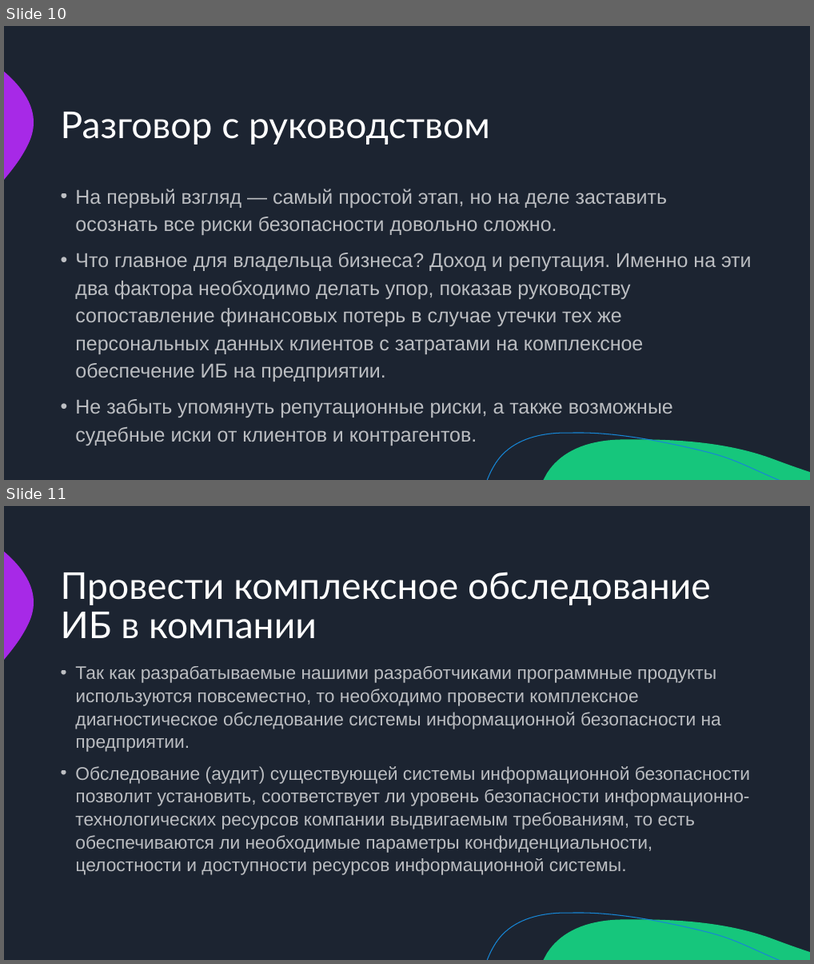
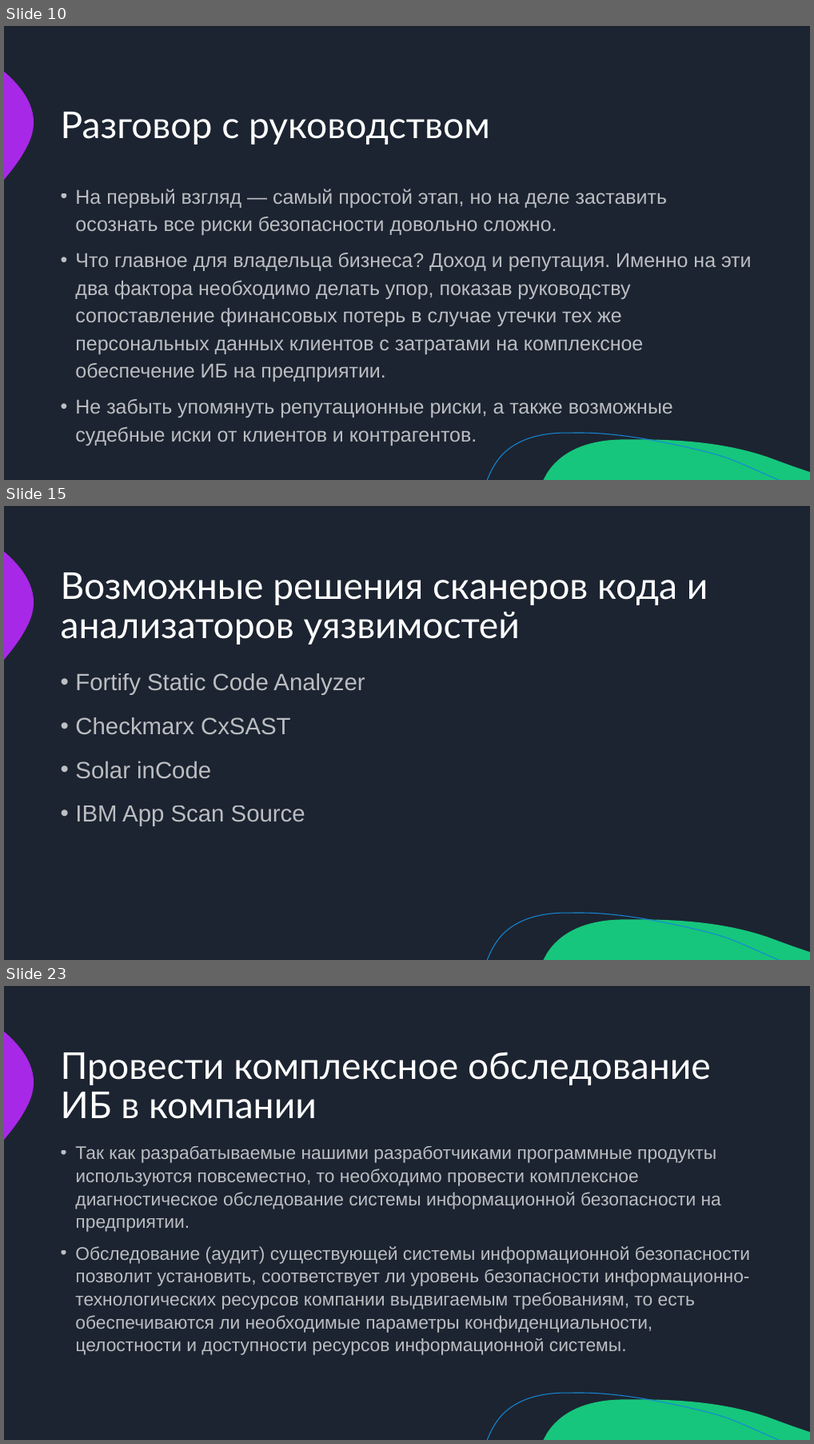
Before and after one commit to misterHush/pd, a slide deck: src/Овсянников_Презентация.pptx. Shown one above the other, each under a label of ours: slides 10 and 11 before the commit, slides 10, 15 and 23 after it; the slides between them are not shown. The pictures are 814x964 and 814x1444 pixels, drawn with LibreOffice and Linux fonts; fonts in the diff are those of the drawing. Boxes give left, top, right and bottom in pixels: in the first picture for what was removed or moved away, otherwise in the second. Text is boxed around its words. In the diff, an @@ line names an element or a change of style, - is before the commit and + after.

```diff
--- a/src/Овсянников_Презентация.pptx
+++ b/src/Овсянников_Презентация.pptx
@@ slide 15 added at bbox=[4, 506, 810, 960], background #1C2431; not listed: 3 template elements that a slide beside it also shows @@
@@ title added at bbox=[61, 572, 709, 644], 44 pt, text #FFFFFF @@
+Возможные решения сканеров кода и анализаторов уязвимостей
@@ text added at bbox=[75, 673, 365, 826], 28 pt, text #FFFFFF at 70% opacity @@
+• Fortify Static Code Analyzer
+• Checkmarx CxSAST
+• Solar inCode
+• IBM App Scan Source
@@ what was slide 11 is now slide 23 @@
```
Also in this commit, not shown: 4 slides changed, 11 other slides added.
